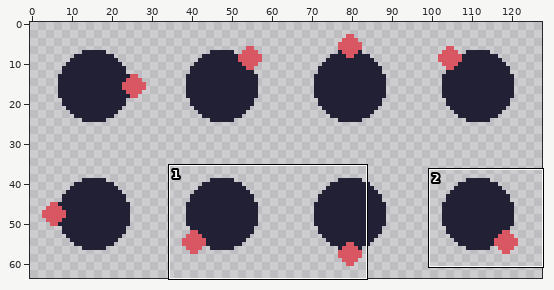
Pixel-art file: UN-Pro_Bibliotheque_de_Babel/Assets/PH_Player.aseprite. Above: a wide view before the commit, with the close-up outlined.
Close-up. Before the commit:
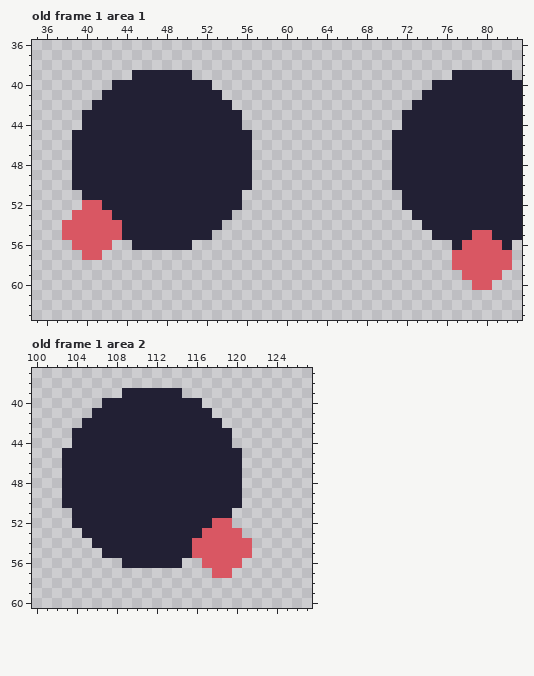
128x64 pixels, 1 frame. Shown: old frame 1 area 1: x 35..83, y 36..63; old frame 1 area 2: x 100..127, y 37..60. The commit also changed other frames or places, which this record leaves out.
After:
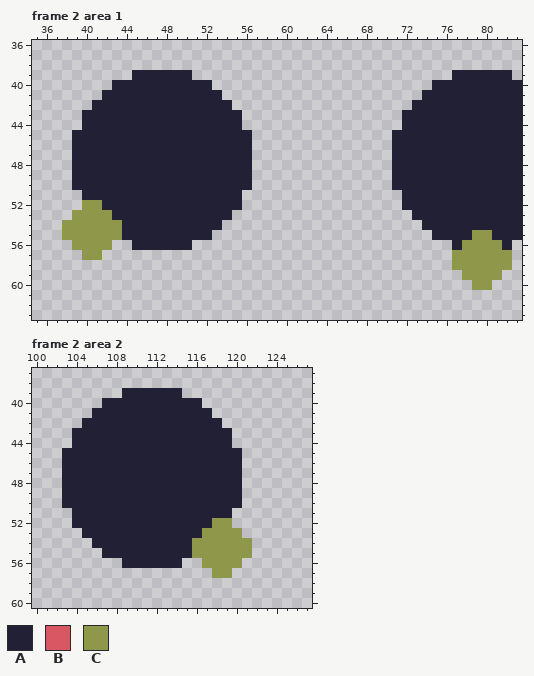
Palette (. is transparent): A #222034  B #d95763  C #8f974a
A new or re-ordered frame is compared with the old frame closest to it.
Change:
frames 1 -> 4
--- frame 2 area 1 is new; against old frame 1, layers "Down", "Down_Left"
@@ x 35..83 @@
 51 .....AAAAAAAAAAAAAAAA................AAAAAAAAAAAA
-52 .....BBAAAAAAAAAAAAAA................AAAAAAAAAAAA
-53 ....BBBBAAAAAAAAAAAA..................AAAAAAAAAAA
-54 ...BBBBBBAAAAAAAAAA....................AAAAAAAAAA
-55 ...BBBBBBAAAAAAAAA......................AAAABBAAA
-56 ....BBBB..AAAAAA..........................ABBBBA.
-57 .....BB...................................BBBBBB.
-58 ..........................................BBBBBB.
-59 ...........................................BBBB..
-60 ............................................BB...
+52 .....CCAAAAAAAAAAAAAA................AAAAAAAAAAAA
+53 ....CCCCAAAAAAAAAAAA..................AAAAAAAAAAA
+54 ...CCCCCCAAAAAAAAAA....................AAAAAAAAAA
+55 ...CCCCCCAAAAAAAAA......................AAAACCAAA
+56 ....CCCC..AAAAAA..........................ACCCCA.
+57 .....CC...................................CCCCCC.
+58 ..........................................CCCCCC.
+59 ...........................................CCCC..
+60 ............................................CC...
 61 .................................................
--- frame 2 area 2 is new; against old frame 1, layer "Down_Right"
@@ x 114..123 @@
 51 AAAAAA....
-52 AAAABB....
-53 AAABBBB...
-54 AABBBBBB..
-55 AABBBBBB..
-56 A..BBBB...
-57 ....BB....
+52 AAAACC....
+53 AAACCCC...
+54 AACCCCCC..
+55 AACCCCCC..
+56 A..CCCC...
+57 ....CC....
 58 ..........
